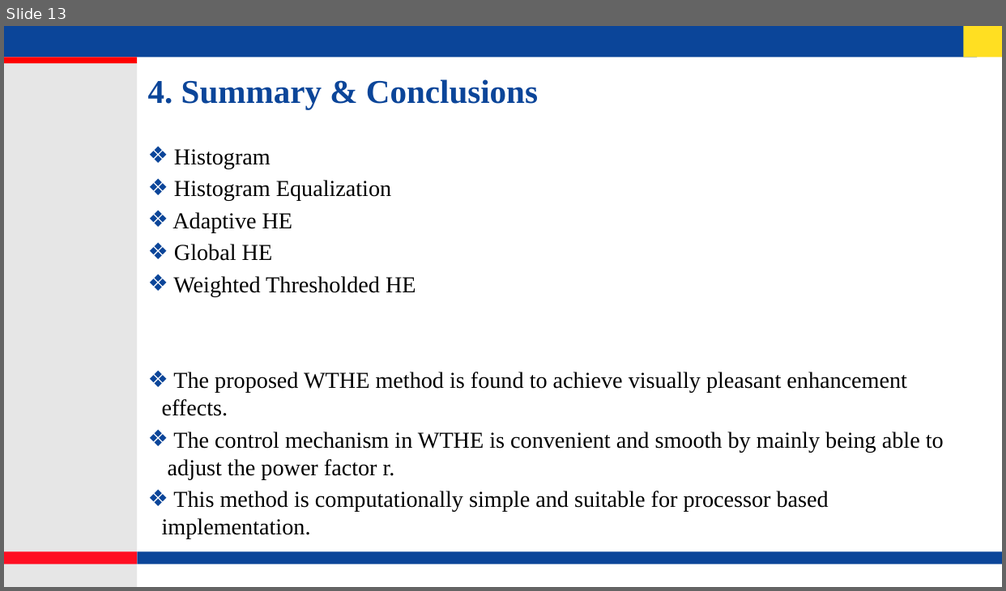
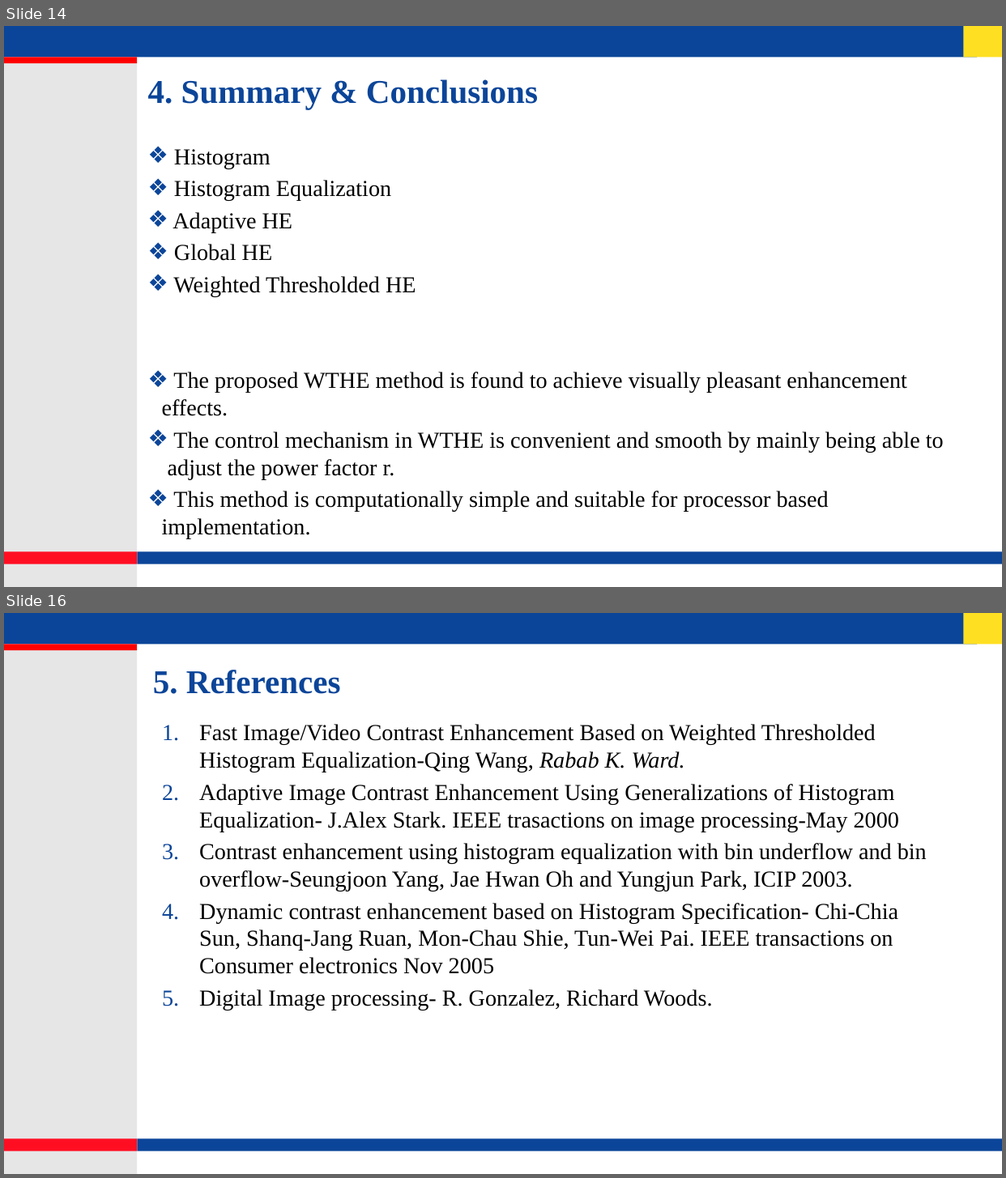
Before and after one commit to lohith921/DIP, a slide deck: Project/Presentation.pptx. Shown one above the other, each under a label of ours: slide 13 before the commit, slides 14 and 16 after it; the slides between them are not shown. The pictures are 1006x591 and 1006x1178 pixels, drawn with LibreOffice and Linux fonts; fonts in the diff are those of the drawing; background and template pictures are left out. Boxes give left, top, right and bottom in pixels: in the first picture for what was removed or moved away, otherwise in the second. Text is boxed around its words. In the diff, an @@ line names an element or a change of style, - is before the commit and + after.

Commit message:
References are added

```diff
--- a/Project/Presentation.pptx
+++ b/Project/Presentation.pptx
@@ slide 16 added at (4,613,1002,1174), background #FFFFFF; not listed: 6 template elements that a slide beside it also shows @@
@@ title added at (153,670,341,694), 32 pt, text #0B4599, bold @@
+5. References
@@ text added at (199,724,927,1010), 22 pt, text #000000 @@
+  1. Fast Image/Video Contrast Enhancement Based on Weighted Thresholded Histogram Equalization-Qing Wang, Rabab K. Ward.
+  2. Adaptive Image Contrast Enhancement Using Generalizations of Histogram Equalization- J.Alex Stark. IEEE trasactions on image processing-May 2000
+  3. Contrast enhancement using histogram equalization with bin underflow and bin overflow-Seungjoon Yang, Jae Hwan Oh and Yungjun Park, ICIP 2003.
+  4. Dynamic contrast enhancement based on Histogram Specification- Chi-Chia Sun, Shanq-Jang Ruan, Mon-Chau Shie, Tun-Wei Pai. IEEE transactions on Consumer electronics Nov 2005
+  5. Digital Image processing- R. Gonzalez, Richard Woods.
@@ what was slide 13 is now slide 14 @@
```
Also in this commit, not shown: 4 slides changed, 2 other slides added.
